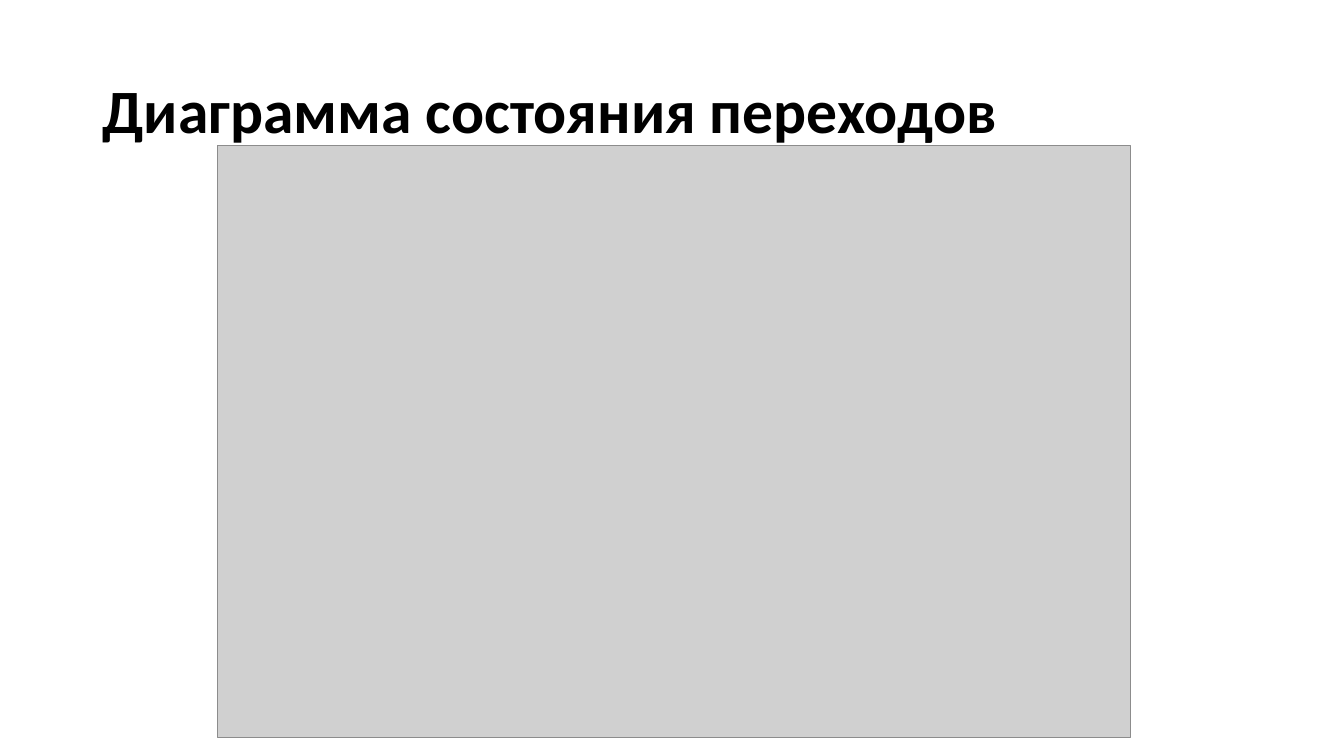
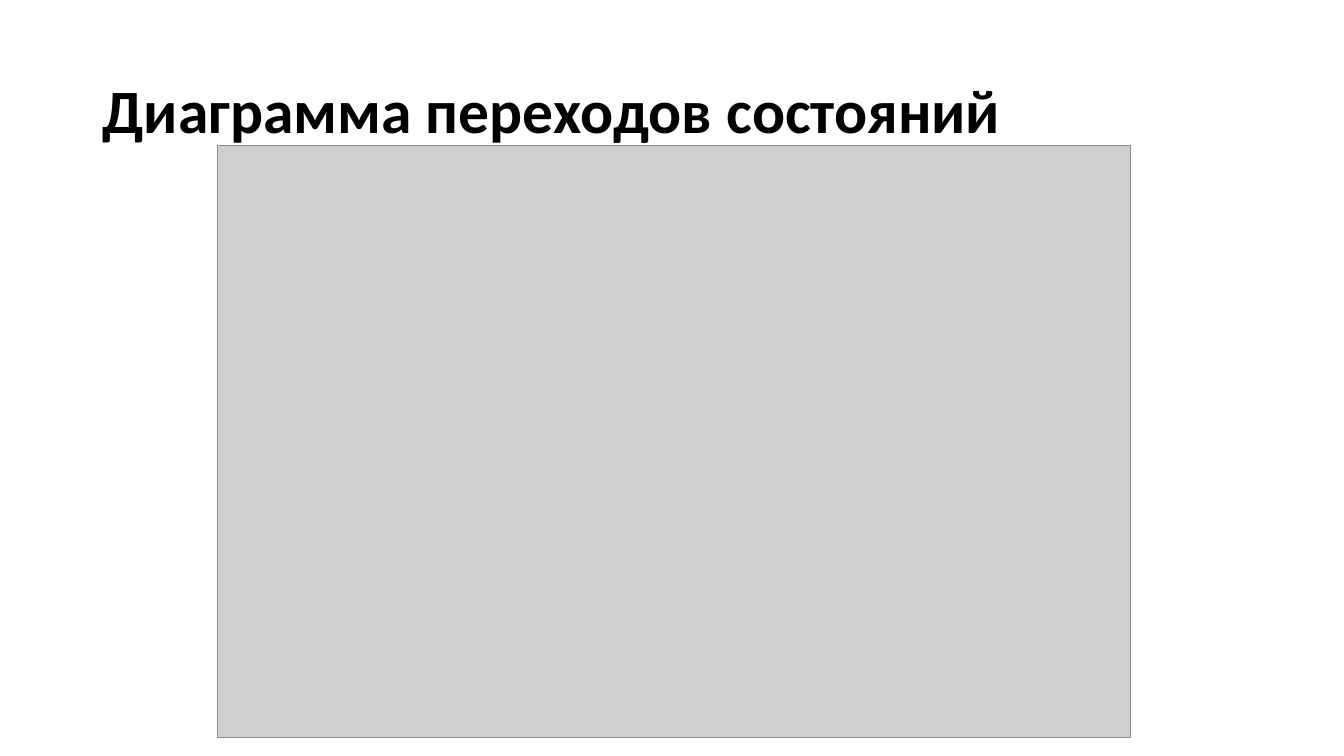
Before and after one commit to Everwill121/Rollout, a slide deck: slide 5 of Presentation/Rollout - presentation.pptx. Drawn at 1344x756 pixels with LibreOffice and Linux fonts; fonts in the diff are those of the drawing; grey boxes stand for pictures; background and template pictures are left out. Boxes give left, top, right and bottom in pixels: in the first picture for what was removed or moved away, otherwise in the second. Text is boxed around its words. In the diff, an @@ line names an element or a change of style, - is before the commit and + after.

```diff
--- a/Presentation/Rollout - presentation.pptx
+++ b/Presentation/Rollout - presentation.pptx
@@ title at (102,91,1000,148): text changed @@
-Диаграмма состояния переходов
+Диаграмма переходов состояний
```
Also in this commit, not shown: 2 other files.
